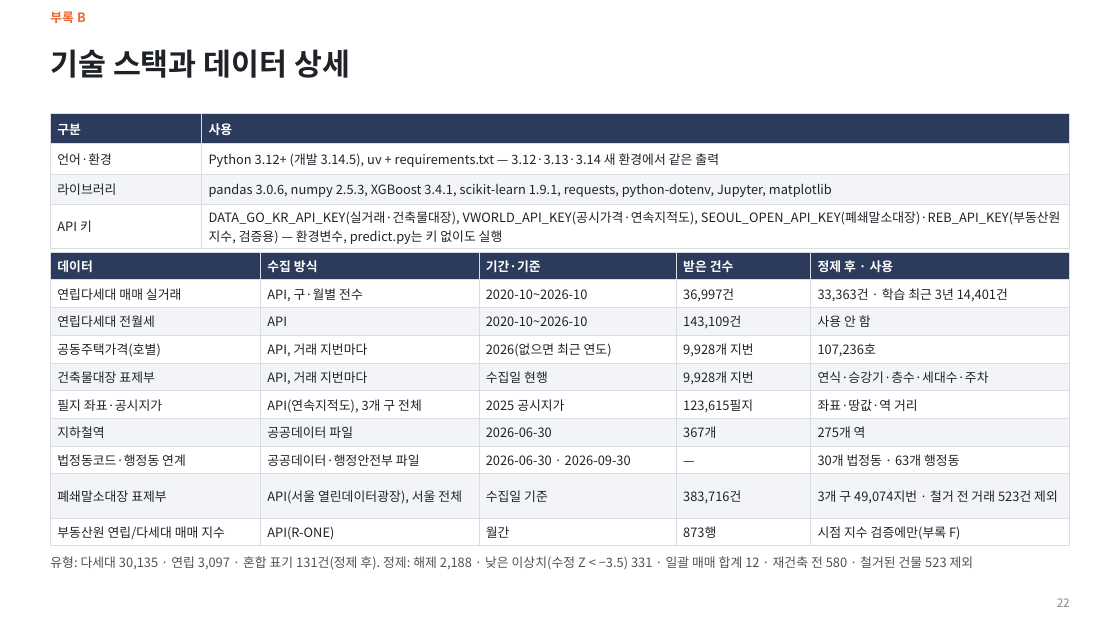
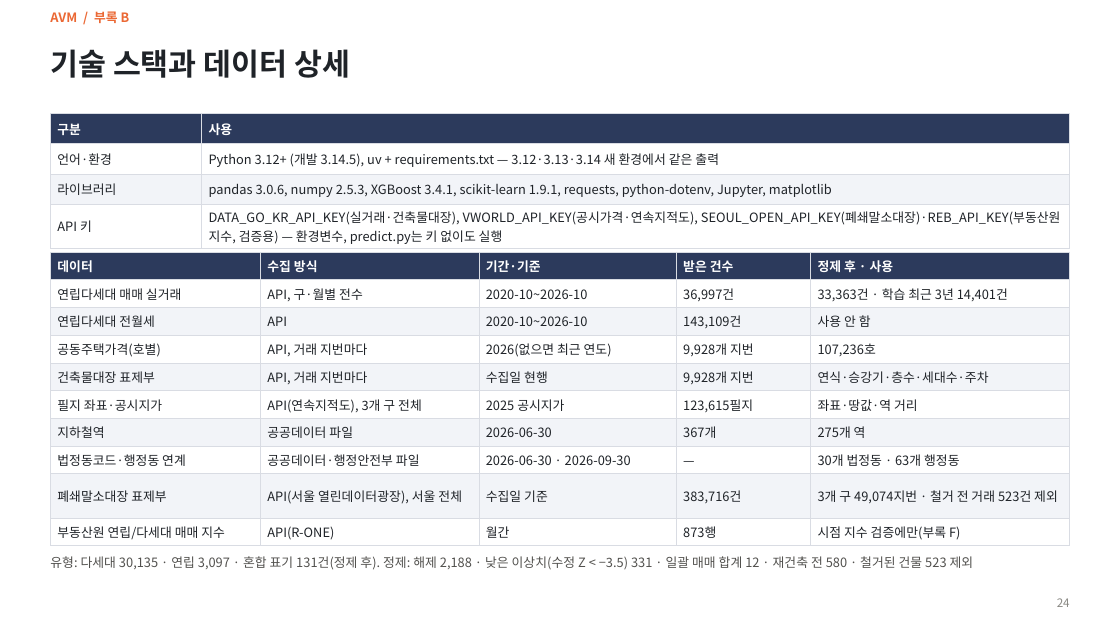
Before and after one commit to KimInSeok-DA/DA_Seoul_Villa_AVM, a slide deck: slide 24 of presentation/AVM_발표.pptx (slide 22 before the commit). Drawn at 1120x630 pixels with LibreOffice and Linux fonts; fonts in the diff are those of the drawing. Boxes give left, top, right and bottom in pixels: in the first picture for what was removed or moved away, otherwise in the second. Text is boxed around its words. In the diff, an @@ line names an element or a change of style, - is before the commit and + after.

```diff
--- a/presentation/AVM_발표.pptx
+++ b/presentation/AVM_발표.pptx
@@ text at [50, 11, 130, 23]: text changed @@
-부록 B
+AVM / 부록 B
@@ page number at [1057, 598, 1070, 607]: text changed @@
-22
+24
```
Also in this commit, not shown: 24 other slides changed, 2 slides added, 9 other files.
